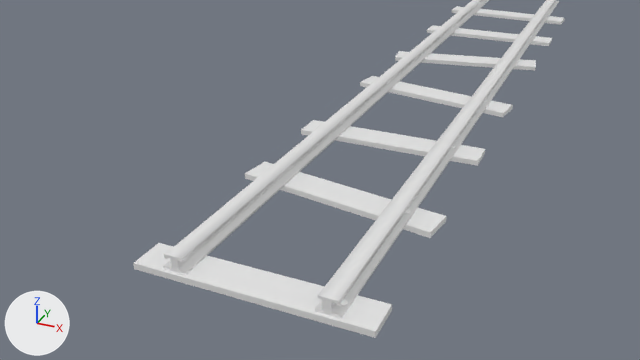
The Blender file oldgoldmine-scene/Rails/Rails_gameReady.blend, before and after one commit.
Rendered twice from the file's camera 'Camera'. The lights are fixed; the arrows at lower left show +X, +Y and +Z. Materials are left out; every surface is plain grey.

Names of what the first picture shows: 'Rails', 'WoodenCrossbars'.
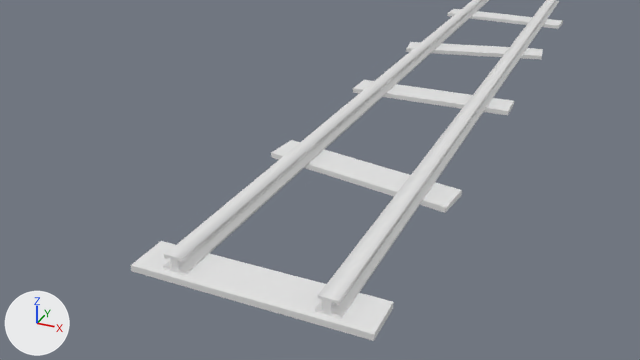
Where the change shows, as pixel boxes [x1, y1, x2, y2] in the pictures (640 x 360 px; the box of a moved part takes in the faces that stretch with it):
```json
{"object": "WoodenCrossbars", "change": "reshaped", "before": [133, 6, 565, 338], "after": [131, 9, 563, 341]}
{"part": 1, "of": "me_cube_002", "change": "moved or reshaped", "before": [301, 120, 485, 166], "after": [131, 241, 394, 341]}
{"part": 2, "of": "me_cube_002", "change": "moved or reshaped", "before": [245, 162, 446, 238], "after": [271, 140, 462, 213]}
{"part": 3, "of": "me_cube_002", "change": "moved or reshaped", "before": [395, 51, 536, 71], "after": [406, 42, 543, 60]}
{"part": 4, "of": "me_cube_002", "change": "moved or reshaped", "before": [427, 25, 552, 46], "after": [353, 80, 514, 115]}
{"part": 5, "of": "me_cube_002", "change": "moved or reshaped", "before": [452, 6, 565, 25], "after": [447, 9, 563, 29]}
```

Edits to the scene script, one JSON object a line:
```json
{"block": "me_cube_002", "where": "me_cube_002.from_pydata(...)  # 280 vertices, 182 faces; spans x -2.0..2.0, y 0.0..17.9, z -1.0..2.3"}
{"block": "me_cube_002", "where": "# used by ob_woodencrossbars; parent = ob_rails; location = (-5.0, -10.0, -0.154); scale = (0.92, 1.0, 0.05)"}
{"block": "me_cube_002", "change": "me_cube_002 part 1: the loose piece of 8 vertices spanning x -2.0..2.0, y 5.4..6.0, z -1.0..1.0 is moved by (0.0, -5.4, 0.0)"}
{"block": "me_cube_002", "change": "me_cube_002 part 2: the loose piece of 8 vertices spanning x -2.0..2.0, y 2.6..3.8, z -1.0..1.0 is scaled about its middle by (1, 1.2, 1), then moved by (0.0, 1.0, 0.0)"}
{"block": "me_cube_002", "change": "me_cube_002 part 3: the loose piece of 8 vertices spanning x -2.0..2.0, y 11.1..12.4, z -1.0..1.0 is scaled about its middle by (1, 1.2, 1), then moved by (0.0, 1.1, 0.0)"}
{"block": "me_cube_002", "change": "me_cube_002 part 4: the loose piece of 8 vertices spanning x -2.0..2.0, y 14.3..14.9, z -1.0..1.0 is moved by (0.0, -6.0, 0.0)"}
{"block": "me_cube_002", "change": "me_cube_002 part 5: the loose piece of 8 vertices spanning x -2.0..2.0, y 17.1..17.9, z -1.0..1.0 is moved by (0.0, -0.5, 0.0)"}
```
